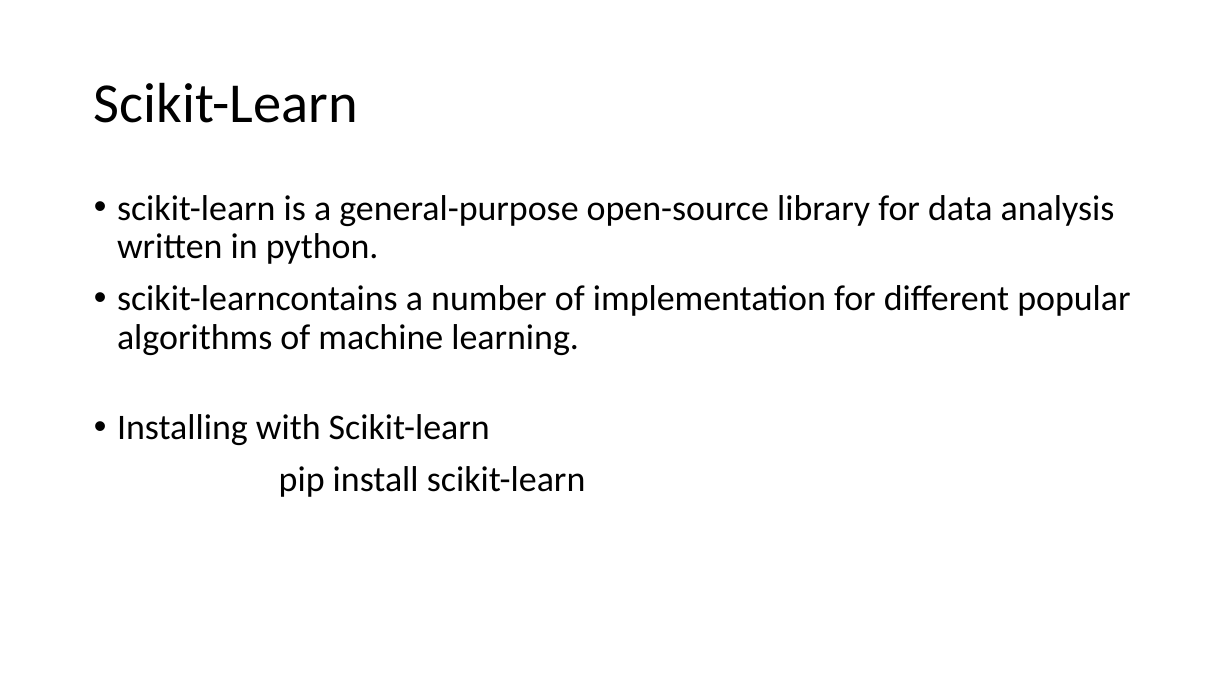
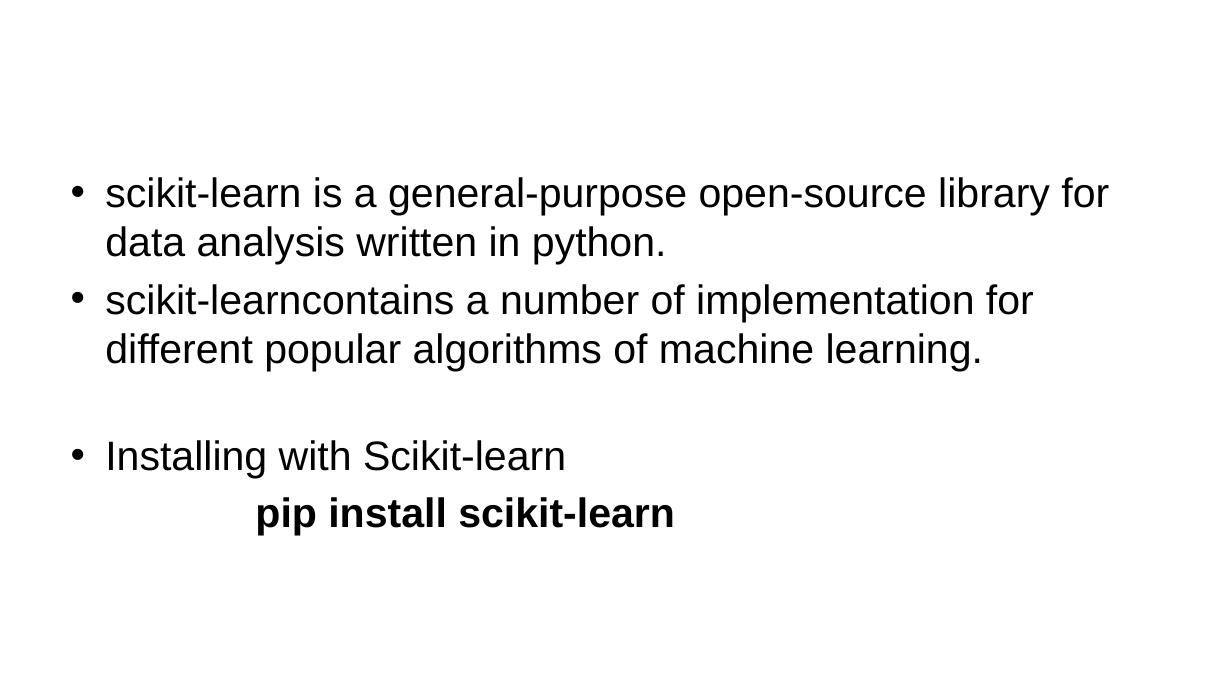
Before and after one commit to S-AMK/S-AMK, a slide deck: slide 38 of UNIT-4.pptx (slide 65 before the commit). Drawn at 1232x693 pixels with LibreOffice and Linux fonts; fonts in the diff are those of the drawing. Boxes give left, top, right and bottom in pixels: in the first picture for what was removed or moved away, otherwise in the second. Text is boxed around its words. In the diff, an @@ line names an element or a change of style, - is before the commit and + after.

```diff
--- a/UNIT-4.pptx
+++ b/UNIT-4.pptx
@@ title removed at bbox=[94, 82, 358, 123] @@
-Scikit-Learn
@@ text "scikit-learn is a general-purpose open-source ...": place and size @@
-text "scikit-learn is a general-purpose open-source ..." at bbox=[117, 195, 1130, 497]
+text "scikit-learn is a general-purpose open-source ..." at bbox=[105, 177, 1109, 536]
@@ text "scikit-learn is a general-purpose open-source ..." at bbox=[105, 177, 1109, 536]: size 28 to 32 pt, font Calibri to Arial; bold on in "pip install scikit-learn"; indent changed; line spacing 0.9 to 1; less space between paragraphs @@
```
Also in this commit, not shown: 48 other slides changed, 38 slides added, 42 slides removed.
